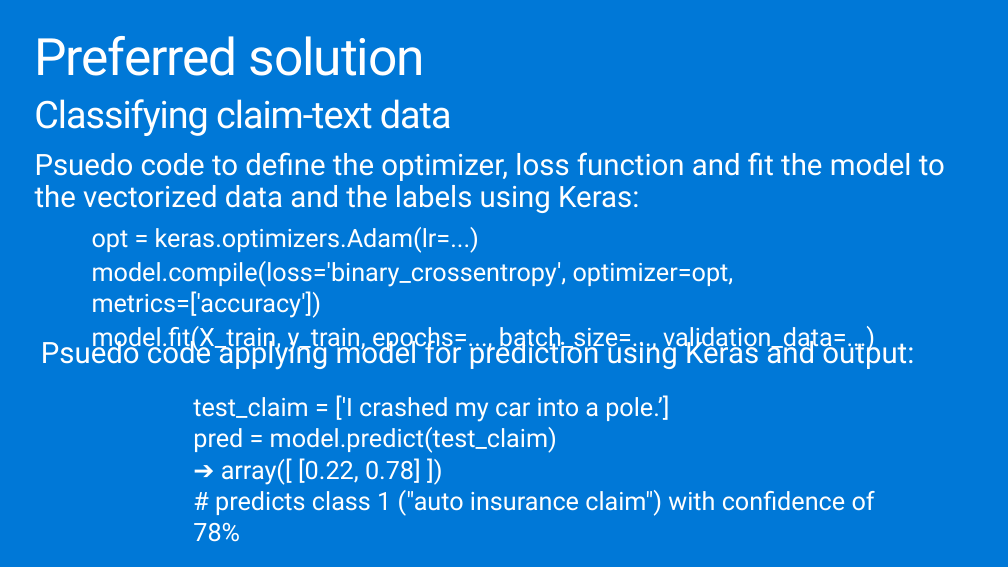
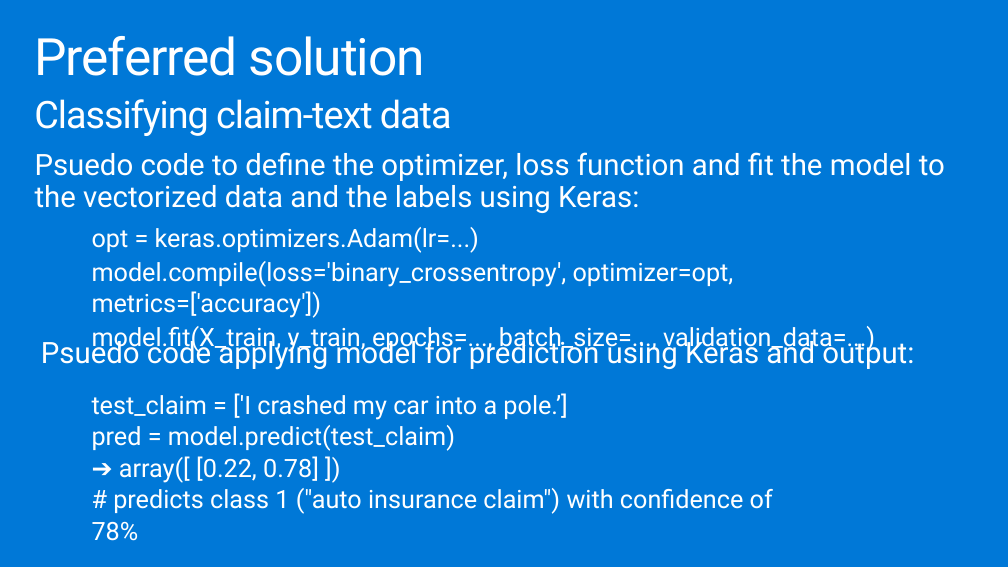
Before and after one commit to microsoft/MCW-Analyzing-text-with-Azure-Machine-Learning-and-Cognitive-Services, a slide deck: slide 22 of Whiteboard design session/WDS trainer presentation - Cognitive Services and deep learning.pptx. Drawn at 1008x567 pixels with LibreOffice and Linux fonts; fonts in the diff are those of the drawing. Boxes give left, top, right and bottom in pixels: in the first picture for what was removed or moved away, otherwise in the second. Text is boxed around its words. In the diff, an @@ line names an element or a change of style, - is before the commit and + after.

```diff
--- a/Whiteboard design session/WDS trainer presentation - Cognitive Services and deep learning.pptx
+++ b/Whiteboard design session/WDS trainer presentation - Cognitive Services and deep learning.pptx
@@ text "test_claim = ['I crashed my ..." moved from (x1=193, y1=395, x2=875, y2=516) to (x1=92, y1=393, x2=773, y2=514) @@
```
Also in this commit, not shown: 14 other slides changed, 2 other files.
